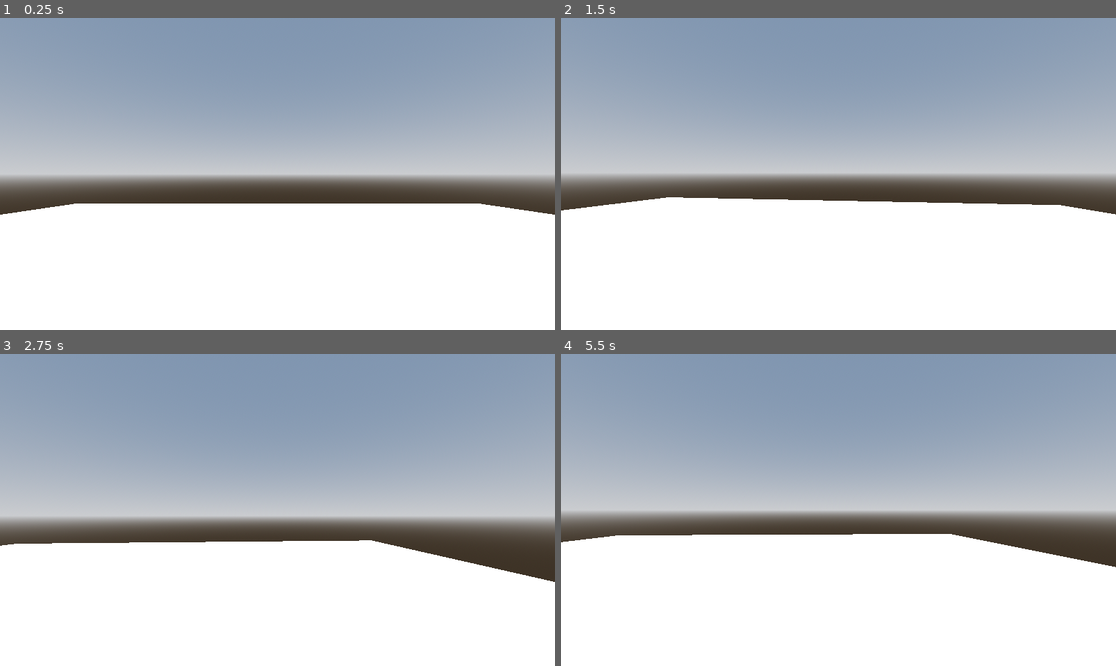
Above: before the commit, frames 1-4 (two rows, left to right).
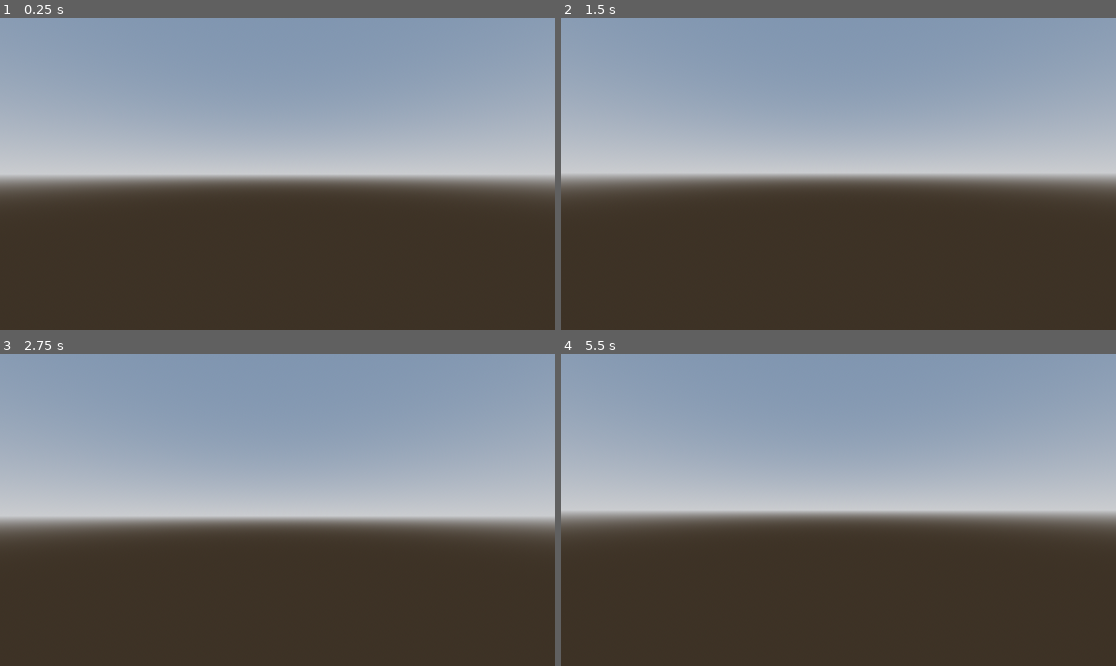
Above: after the commit, the same moments.

Repository: filip2013766/PRoject_3d2
Game: Godot game, scene res://Level.tscn
Same seed, same stepped clock (60 frames per second), same inputs: the game is played once before the commit and once after it.
Inputs (mouse positions are in pixels of both pictures, inside the frame that each line leads up to):
- Up to frame 1 (0.25 s): no input
- Up to frame 2 (1.5 s): tap Enter at 0.5 s; move the mouse to (866, 174) at 0.52 s; hold D (move_right) 0.53-1.28 s; tap W (move_foward) at 0.6 s; tap Space (jump) at 0.77 s; move the mouse to (810, 174) at 1.27 s; hold S (move_back) from 1.28 s (still down); tap Shift (sprint) at 1.35 s
- Up to frame 3 (2.75 s): tap Space (jump) at 1.52 s; move the mouse to (288, 503) at 2.02 s; release S (move_back) at 2.03 s; hold D (move_right) from 2.03 s (still down); tap W (move_foward) at 2.1 s
- Up to frame 4 (5.5 s): move the mouse to (832, 516) at 2.77 s; tap Shift (sprint) at 2.85, 4.35 s; tap Space (jump) at 3.02, 3.77, 4.52 s; move the mouse to (877, 513) at 3.52 s; release D (move_right) at 3.53 s; hold A (move_left) 3.53-5.03 s; tap W (move_foward) at 3.6, 5.1 s; move the mouse to (794, 506) at 4.27 s; move the mouse to (844, 510) at 5.02 s; hold S (move_back) from 5.03 s (still down)

The runs differ from the first frame. In frame 1, 40% of the frame differs, in the area x 0-100%, y 59-100%; in frame 2, 41%, in the area x 0-100%, y 57-100%; in frame 3, 38%; in frame 4, 40%.

Commit message:
dfdsfdsfd

Diff:
--- a/project-3d-2/player.tscn
+++ b/project-3d-2/player.tscn
@@ -13,7 +13,7 @@
 
 [node name="MeshInstance3D" type="MeshInstance3D" parent="."]
 transform = Transform3D(1, 0, 0, 0, 1, 0, 0, 0, 1, 0, 0.87599003, 0)
-mesh = SubResource("CapsuleMesh_sh265")
+mesh = SubResource("CapsuleMesh_sh265")ss
 
 [node name="CollisionShape3D" type="CollisionShape3D" parent="."]
 transform = Transform3D(1, 0, 0, 0, 1, 0, 0, 0, 1, 0, 0.87599003, 0)
Not shown: 1 places in project-3d-2/player.tscn that only renumber resources
